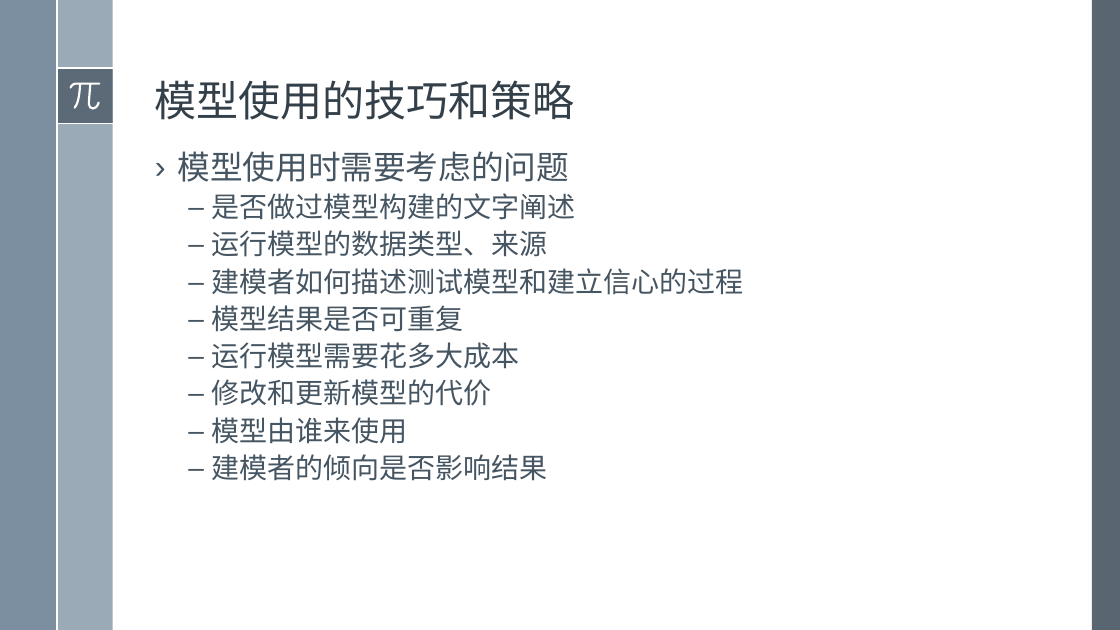
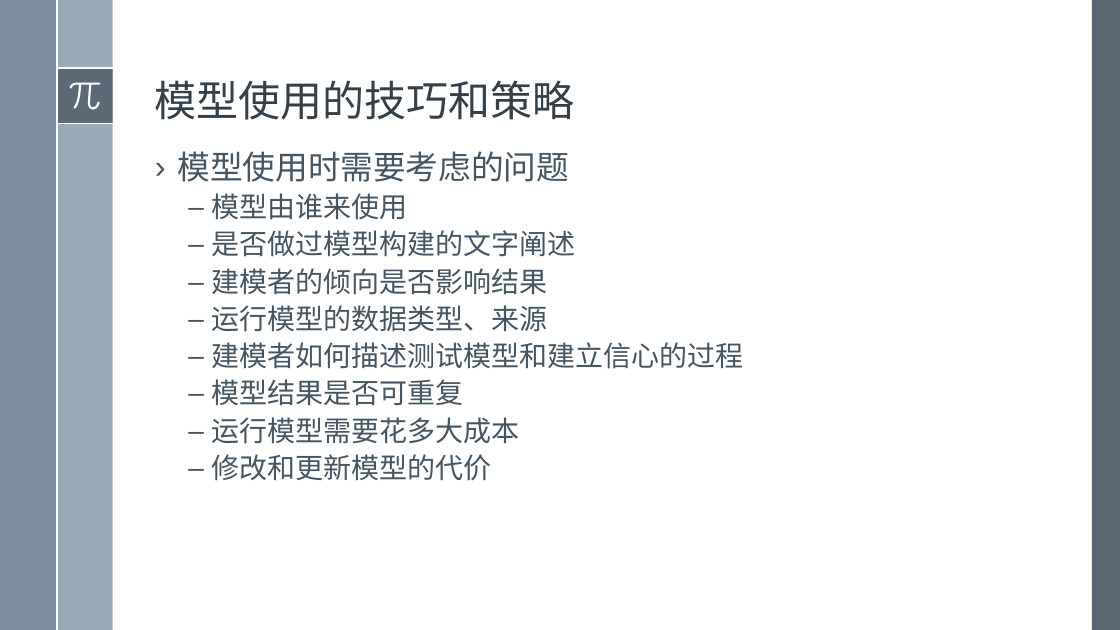
Before and after one commit to exoplanetX/SystemDynamics, a slide deck: slide 9 of 2019系统仿真-19-分析与测试.pptx. Drawn at 1120x630 pixels with LibreOffice and Linux fonts; fonts in the diff are those of the drawing. Boxes give left, top, right and bottom in pixels: in the first picture for what was removed or moved away, otherwise in the second. Text is boxed around its words. In the diff, an @@ line names an element or a change of style, - is before the commit and + after.

```diff
--- a/2019系统仿真-19-分析与测试.pptx
+++ b/2019系统仿真-19-分析与测试.pptx
@@ text at [211,193,407,220]: paragraph added @@
+  – 模型由谁来使用
@@ text at [211,268,547,295]: paragraph added @@
+  – 建模者的倾向是否影响结果
@@ text at [211,417,547,481]: paragraphs removed @@
-  – 模型由谁来使用
-  – 建模者的倾向是否影响结果
```
Also in this commit, not shown: 1 other slide changed.
